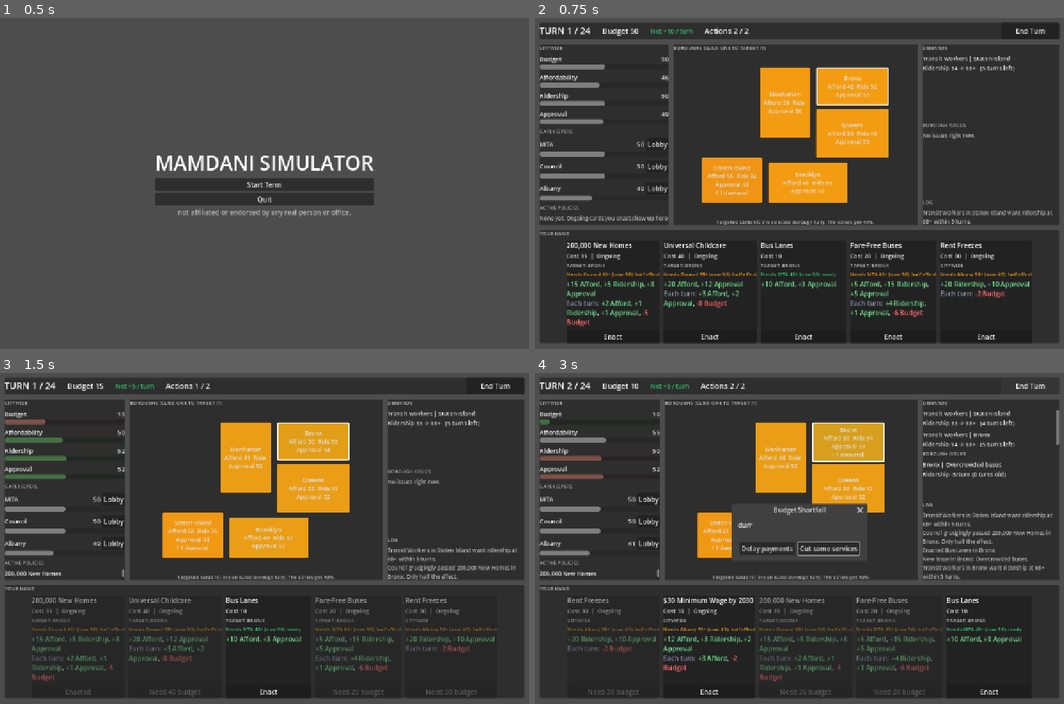
Above: before the commit, frames 1-4 (two rows, left to right).
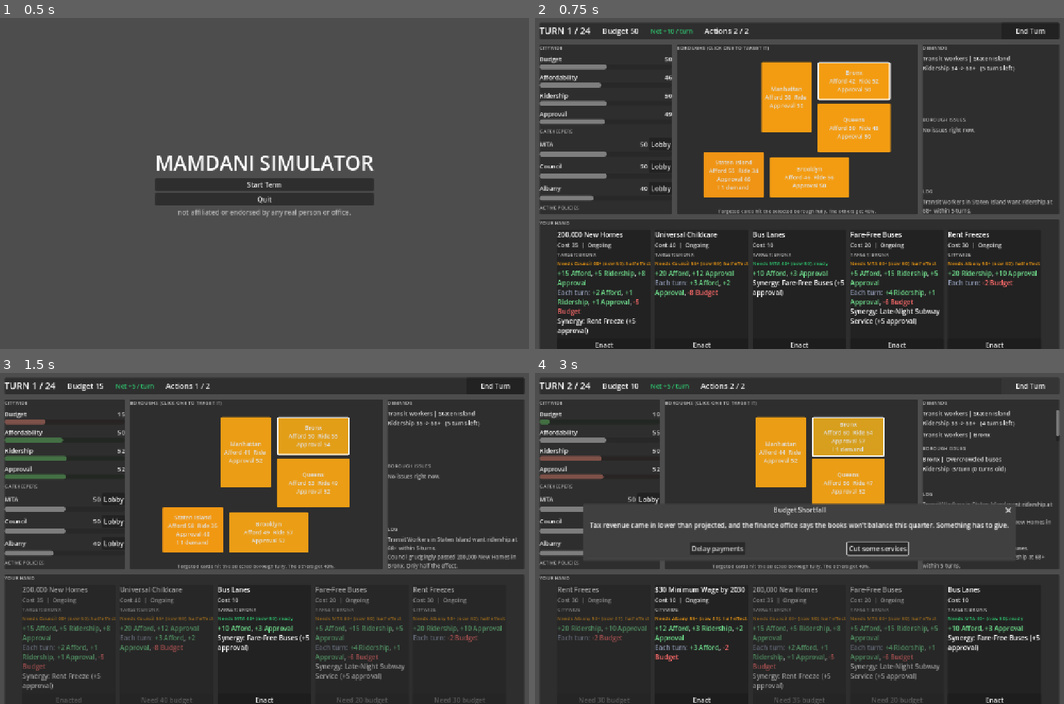
Above: after the commit, the same moments.

Repository: LowPolyPhosphorus/mamdani-simulator
Game: Godot game, scene res://title.tscn
Two runs of this game, one before a commit and one after it. Both use one fixed random seed, a clock stepped at 60 frames per second and the inputs below.
Inputs:
- Up to frame 1 (0.5 s): no input
- Up to frame 2 (0.75 s): click "Start Term" at 0.5 s
- Up to frame 3 (1.5 s): click "Enact" at 1.25 s
- Up to frame 4 (3 s): click "Enact" at 2 s; click "End Turn" at 2.75 s

Frame 1 is identical in both runs. In frame 2, 18% of the frame differs, in the area x 0-99%, y 8-100%; in frame 3, 15%; in frame 4, 17%.

Commit message:
Add card synergies + web export for github pages

Diff:
--- a/cards/200000_new_homes.tres
+++ b/cards/200000_new_homes.tres
@@ -16,4 +16,5 @@
 per_turn_affordability = 2
 per_turn_ridership = 1
 per_turn_approval = 1
+synergy_with = "Rent Freeze"
 metadata/_custom_type_script = "uid://cbvjohpu8a0nq"
--- a/cards/bus_lanes.tres
+++ b/cards/bus_lanes.tres
@@ -9,4 +9,5 @@
 approval_change = 3
 gatekeeper = "MTA"
 gate_threshold = 40
+synergy_with = "Fare-Free Buses"
 metadata/_custom_type_script = "uid://cbvjohpu8a0nq"
--- a/cards/community_town_hall.tres
+++ b/cards/community_town_hall.tres
@@ -7,4 +7,5 @@
 card_name = "Community Town Hall"
 cost = 4
 approval_change = 8
+synergy_with = "Crisis Response Teams"
 metadata/_custom_type_script = "uid://cbvjohpu8a0nq"
--- a/cards/fare_free_buses.tres
+++ b/cards/fare_free_buses.tres
@@ -15,4 +15,5 @@
 upkeep = 6
 per_turn_ridership = 4
 per_turn_approval = 1
+synergy_with = "Late-Night Subway Service"
 metadata/_custom_type_script = "uid://cbvjohpu8a0nq"
--- a/cards/free_school_meals.tres
+++ b/cards/free_school_meals.tres
@@ -13,4 +13,5 @@
 ongoing = true
 upkeep = 3
 per_turn_affordability = 2
+synergy_with = "Universal Childcare"
 metadata/_custom_type_script = "uid://cbvjohpu8a0nq"
--- a/cards/tenant_protection_office.tres
+++ b/cards/tenant_protection_office.tres
@@ -8,4 +8,5 @@
 cost = 12
 affordability_change = 8
 approval_change = 4
+synergy_with = "Rent Freeze"
 metadata/_custom_type_script = "uid://cbvjohpu8a0nq"
--- /dev/null
+++ b/events/airport_traffic_jam.tres
@@ -0,0 +1,28 @@
+[gd_resource type="Resource" script_class="GameEvent" format=3 uid="uid://dogj1fppc6kk0"]
+
+[ext_resource type="Script" uid="uid://cg2hxciiaw77b" path="res://game_event.gd" id="1_378le"]
+[ext_resource type="Script" uid="uid://kx23jnysoxoj" path="res://event_choice.gd" id="1_aevsc"]
+
+[sub_resource type="Resource" id="Resource_aevsc"]
+script = ExtResource("1_aevsc")
+choice_text = "Add shuttle service"
+budget_change = -6
+ridership_change = 6
+approval_change = 2
+metadata/_custom_type_script = "uid://kx23jnysoxoj"
+
+[sub_resource type="Resource" id="Resource_pmv7t"]
+script = ExtResource("1_aevsc")
+choice_text = "Ask drivers to wait"
+ridership_change = -6
+approval_change = -3
+metadata/_custom_type_script = "uid://kx23jnysoxoj"
+
+[resource]
+script = ExtResource("1_378le")
+title = "Airport Traffic Jam"
+description = "Holiday travel has jammed the roads around the airport. Drivers are stuck for hours and travelers are missing flights."
+choice_a = SubResource("Resource_aevsc")
+choice_b = SubResource("Resource_pmv7t")
+borough = "Queens"
+metadata/_custom_type_script = "uid://cg2hxciiaw77b"
--- a/events/budget_shortfall.tres
+++ b/events/budget_shortfall.tres
@@ -20,7 +20,7 @@
 [resource]
 script = ExtResource("1_m2uty")
 title = "Budget Shortfall"
-description = "durr"
+description = "Tax revenue came in lower than projected, and the finance office says the books won’t balance this quarter. Something has to give."
 choice_a = SubResource("Resource_ytoc8")
 choice_b = SubResource("Resource_xvxbh")
 metadata/_custom_type_script = "uid://cg2hxciiaw77b"
--- /dev/null
+++ b/events/building_fire.tres
@@ -0,0 +1,28 @@
+[gd_resource type="Resource" script_class="GameEvent" format=3 uid="uid://twjy40f6810t"]
+
+[ext_resource type="Script" uid="uid://kx23jnysoxoj" path="res://event_choice.gd" id="1_40tsp"]
+[ext_resource type="Script" uid="uid://cg2hxciiaw77b" path="res://game_event.gd" id="1_yd1eo"]
+
+[sub_resource type="Resource" id="Resource_40tsp"]
+script = ExtResource("1_40tsp")
+choice_text = "Emergency housing fund"
+budget_change = -10
+affordability_change = 6
+approval_change = 3
+metadata/_custom_type_script = "uid://kx23jnysoxoj"
+
+[sub_resource type="Resource" id="Resource_ipwra"]
+script = ExtResource("1_40tsp")
+choice_text = "Refer to existing agencies"
+affordability_change = -5
+approval_change = -5
+metadata/_custom_type_script = "uid://kx23jnysoxoj"
+
+[resource]
+script = ExtResource("1_yd1eo")
+title = "Building Fire"
+description = "A fire has displaced dozens of families from an apartment building. Neighbors and local groups are asking for help."
+choice_a = SubResource("Resource_40tsp")
+choice_b = SubResource("Resource_ipwra")
+borough = "Bronx"
+metadata/_custom_type_script = "uid://cg2hxciiaw77b"
--- a/events/federal_funding_cut.tres
+++ b/events/federal_funding_cut.tres
@@ -21,6 +21,7 @@
 [resource]
 script = ExtResource("2_qoswt")
 title = "Federal Funding Cut"
+description = "A federal grant the city counted on has been reduced. Programs that depended on it are now at risk."
 choice_a = SubResource("Resource_qoswt")
 choice_b = SubResource("Resource_duhjp")
 metadata/_custom_type_script = "uid://cg2hxciiaw77b"
--- /dev/null
+++ b/events/ferry_outage.tres
@@ -0,0 +1,28 @@
+[gd_resource type="Resource" script_class="GameEvent" format=3 uid="uid://is1rbihjqn4j"]
+
+[ext_resource type="Script" uid="uid://cg2hxciiaw77b" path="res://game_event.gd" id="1_qiekr"]
+[ext_resource type="Script" uid="uid://kx23jnysoxoj" path="res://event_choice.gd" id="1_vihua"]
+
+[sub_resource type="Resource" id="Resource_vihua"]
+script = ExtResource("1_vihua")
+choice_text = "Charter buses"
+budget_change = -8
+ridership_change = 8
+approval_change = 8
+metadata/_custom_type_script = "uid://kx23jnysoxoj"
+
+[sub_resource type="Resource" id="Resource_56t4o"]
+script = ExtResource("1_vihua")
+choice_text = "Wait for repairs"
+ridership_change = -12
+approval_change = -6
+metadata/_custom_type_script = "uid://kx23jnysoxoj"
+
+[resource]
+script = ExtResource("1_qiekr")
+title = "Ferry Outage"
+description = "The ferry is out of service after a mechanical failure, and thousands of commuters have no easy way across the harbor."
+choice_a = SubResource("Resource_vihua")
+choice_b = SubResource("Resource_56t4o")
+borough = "Staten Island"
+metadata/_custom_type_script = "uid://cg2hxciiaw77b"
--- a/events/heat_wave.tres
+++ b/events/heat_wave.tres
@@ -20,6 +20,7 @@
 [resource]
 script = ExtResource("1_grre6")
 title = "Heat Wave"
+description = "Temperatures are climbing past 100 and the power grid is strained. Seniors and outdoor workers are the most at risk."
 choice_a = SubResource("Resource_epsgy")
 choice_b = SubResource("Resource_8pehe")
 metadata/_custom_type_script = "uid://cg2hxciiaw77b"
--- /dev/null
+++ b/events/new_resource.tres
@@ -0,0 +1,7 @@
+[gd_resource type="Resource" script_class="GameEvent" format=3 uid="uid://cloxwpe82jlj6"]
+
+[ext_resource type="Script" uid="uid://cg2hxciiaw77b" path="res://game_event.gd" id="1_dgcjj"]
+
+[resource]
+script = ExtResource("1_dgcjj")
+metadata/_custom_type_script = "uid://cg2hxciiaw77b"
--- a/events/signal_failure.tres
+++ b/events/signal_failure.tres
@@ -21,6 +21,7 @@
 [resource]
 script = ExtResource("1_eamit")
 title = "Signal Failure"
+description = "A major signal failure has stalled trains across several lines. Riders are stuck on platforms and the delays are getting worse."
 choice_a = SubResource("Resource_g7oql")
 choice_b = SubResource("Resource_j042p")
 metadata/_custom_type_script = "uid://cg2hxciiaw77b"
--- a/events/snowstorm.tres
+++ b/events/snowstorm.tres
@@ -19,7 +19,7 @@
 [resource]
 script = ExtResource("1_geg8i")
 title = "Snowstorm"
-description = "snow. it stormed."
+description = "A heavy storm is burying the city overnight. Plows are stretched thin, and commuters are asking what City Hall plans to do."
 choice_a = SubResource("Resource_iv3h0")
 choice_b = SubResource("Resource_s6h17")
 metadata/_custom_type_script = "uid://cg2hxciiaw77b"
--- /dev/null
+++ b/events/street_fair_funding.tres
@@ -0,0 +1,25 @@
+[gd_resource type="Resource" script_class="GameEvent" format=3 uid="uid://5yt1n5blswgi"]
+
+[ext_resource type="Script" uid="uid://kx23jnysoxoj" path="res://event_choice.gd" id="1_04o8v"]
+[ext_resource type="Script" uid="uid://cg2hxciiaw77b" path="res://game_event.gd" id="1_bgbps"]
+
+[sub_resource type="Resource" id="Resource_04o8v"]
+script = ExtResource("1_04o8v")
+choice_text = "Fund the fair"
+budget_change = -5
+approval_change = 6
+metadata/_custom_type_script = "uid://kx23jnysoxoj"
+
+[sub_resource type="Resource" id="Resource_som5v"]
+script = ExtResource("1_04o8v")
+choice_text = "Cut the fair"
+approval_change = -5
+metadata/_custom_type_script = "uid://kx23jnysoxoj"
+
+[resource]
+script = ExtResource("1_bgbps")
+title = "Street Fair Funding Fight"
+description = "Organizers of a long-running street fair say they can’t afford the permit costs this year, and local businesses are weighing in."
+choice_a = SubResource("Resource_04o8v")
+choice_b = SubResource("Resource_som5v")
+metadata/_custom_type_script = "uid://cg2hxciiaw77b"
--- /dev/null
+++ b/events/subway_flooding.tres
@@ -0,0 +1,28 @@
+[gd_resource type="Resource" script_class="GameEvent" format=3 uid="uid://dntycvnus8mh2"]
+
+[ext_resource type="Script" uid="uid://cg2hxciiaw77b" path="res://game_event.gd" id="1_kj2xw"]
+[ext_resource type="Script" uid="uid://kx23jnysoxoj" path="res://event_choice.gd" id="1_on2ji"]
+
+[sub_resource type="Resource" id="Resource_on2ji"]
+script = ExtResource("1_on2ji")
+choice_text = "Pump and repair"
+budget_change = -10
+ridership_change = 6
+approval_change = 3
+metadata/_custom_type_script = "uid://kx23jnysoxoj"
+
+[sub_resource type="Resource" id="Resource_u4vxk"]
+script = ExtResource("1_on2ji")
+choice_text = "Reroute riders"
+ridership_change = -8
+approval_change = -3
+metadata/_custom_type_script = "uid://kx23jnysoxoj"
+
+[resource]
+script = ExtResource("1_kj2xw")
+title = "Subway Flooding"
+description = "Heavy rain has flooded several Brooklyn stations. Service is suspended, and riders are crowding the surface streets."
+choice_a = SubResource("Resource_on2ji")
+choice_b = SubResource("Resource_u4vxk")
+borough = "Brooklyn"
+metadata/_custom_type_script = "uid://cg2hxciiaw77b"
--- a/events/transit_strike.tres
+++ b/events/transit_strike.tres
@@ -21,7 +21,7 @@
 [resource]
 script = ExtResource("1_4p0nl")
 title = "Transit Strike"
-description = "gah!"
+description = "Transit workers have walked off the job over pay and staffing. Stations are packed and the morning commute is chaos."
 choice_a = SubResource("Resource_w6cto")
 choice_b = SubResource("Resource_r3c3k")
 metadata/_custom_type_script = "uid://cg2hxciiaw77b"
--- a/events/water_main_break.tres
+++ b/events/water_main_break.tres
@@ -19,6 +19,7 @@
 [resource]
 script = ExtResource("2_l680w")
 title = "Tourism Boom"
+description = "A water main has burst and flooded a busy street, cutting off service to nearby blocks. Crews are waiting on an order."
 choice_a = SubResource("Resource_qov7n")
 choice_b = SubResource("Resource_ehybq")
 metadata/_custom_type_script = "uid://cg2hxciiaw77b"
--- a/game_event.gd
+++ b/game_event.gd
@@ -5,3 +5,4 @@
 @export_multiline var description: String = ""
 @export var choice_a: EventChoice
 @export var choice_b: EventChoice
+@export_enum("Any", "Bronx", "Brooklyn", "Manhattan", "Queens", "Staten Island") var borough: String = "Any"
--- a/game_state.gd
+++ b/game_state.gd
@@ -166,6 +166,15 @@
 	meters_changed.emit()
 
 
+func has_active_named(card_name: String, scope: String) -> bool:
+	for entry in active_policies:
+		if entry["card"].card_name != card_name:
+			continue
+		if scope == "" or entry["borough"] == "" or entry["borough"] == scope:
+			return true
+	return false
+
+
 func play_card(card: PolicyCard, borough: String) -> bool:
 	if not can_play(card, borough):
 		return false
@@ -188,6 +197,9 @@
 	_change("ridership", roundi(card.ridership_change * mult), scope)
 	_change("approval", roundi(card.approval_change * mult), scope)
 	_fix_issues(card, scope)
+	if card.synergy_with != "" and has_active_named(card.synergy_with, scope):
+		_change("approval", card.synergy_bonus, scope)
+		log_message.emit("Synergy with %s: +%d approval." % [card.synergy_with, card.synergy_bonus])
 	if card.gatekeeper != "None":
 		change_attitude(card.gatekeeper, card.attitude_change)
 	if status == "weak":
@@ -198,11 +210,11 @@
 	return true
 
 
-func apply_choice(choice: EventChoice) -> void:
+func apply_choice(choice: EventChoice, borough: String = "") -> void:
 	_change("budget", choice.budget_change)
-	_change("affordability", choice.affordability_change)
-	_change("ridership", choice.ridership_change)
-	_change("approval", choice.approval_change)
+	_change("affordability", choice.affordability_change, borough)
+	_change("ridership", choice.ridership_change, borough)
+	_change("approval", choice.approval_change, borough)
 	meters_changed.emit()
 
 
--- a/main.gd
+++ b/main.gd
@@ -21,11 +21,11 @@
 var budget_label: Label
 var net_label: Label
 var actions_label: Label
-var log_label: Label
 var end_turn_button: Button
 var policies_box: VBoxContainer
 var demands_box: VBoxContainer
 var issues_box: VBoxContainer
+var log_label: Label
 var hand_box: HBoxContainer
 var event_dialog: ConfirmationDialog
 var result_dialog: AcceptDialog
@@ -33,12 +33,13 @@
 var city_bars := {}
 var city_labels := {}
 var attitude_bars := {}
-var attitude_labels :={}
+var attitude_labels := {}
+var lobby_buttons := {}
 var borough_buttons := {}
 var log_lines: Array[String] = []
 var current_event: GameEvent
 var game_ended := false
-var lobby_buttons := {}
+
 
 func _ready() -> void:
 	for child in get_children():
@@ -360,6 +361,7 @@
 		label.vertical_alignment = VERTICAL_ALIGNMENT_TOP
 		demands_box.add_child(label)
 
+
 func _update_issues() -> void:
 	_clear(issues_box)
 	if GameState.active_issues.is_empty():
@@ -372,6 +374,7 @@
 		], 14, UITheme.BAD if urgent else UITheme.TEXT)
 		label.vertical_alignment = VERTICAL_ALIGNMENT_TOP
 		issues_box.add_child(label)
+
 
 func _clear(node: Node) -> void:
 	for child in node.get_children():
@@ -471,6 +474,8 @@
 			["Approval", card.per_turn_approval], ["Budget", -card.upkeep],
 		])
 		lines.append("[color=#8b95ad]Each turn:[/color] " + per)
+	if card.synergy_with != "":
+		lines.append("Synergy: %s (+%d approval)" % [card.synergy_with, card.synergy_bonus])
 	if lines.is_empty():
 		return "[color=#8b95ad]No direct effect[/color]"
 	return "\n".join(lines)
@@ -478,7 +483,7 @@
 
 func _add_card(card: PolicyCard) -> void:
 	var panel := PanelContainer.new()
-	panel.custom_minimum_size = Vector2(205, 0)
+	panel.custom_minimum_size = Vector2(225, 0)
 	panel.tooltip_text = card.description
 	var box := VBoxContainer.new()
 	box.add_theme_constant_override("separation", 4)
@@ -497,6 +502,7 @@
 	box.add_child(tag)
 
 	var gate := _label("", 12, UITheme.MUTED)
+	gate.autowrap_mode = TextServer.AUTOWRAP_WORD_SMART
 	box.add_child(gate)
 
 	var fx := RichTextLabel.new()
@@ -576,7 +582,7 @@
 	if events.is_empty() or GameState.is_game_over() or randf() > EVENT_CHANCE:
 		return
 	current_event = events.pick_random()
-	event_dialog.title = current_event.title
+	event_dialog.title = current_event.title if current_event.borough == "Any" else "%s: %s" % [current_event.borough, current_event.title]
 	event_dialog.dialog_text = current_event.description
 	event_dialog.ok_button_text = current_event.choice_a.choice_text
 	event_dialog.cancel_button_text = current_event.choice_b.choice_text
@@ -584,7 +590,8 @@
 
 
 func _on_event_choice(chose_a: bool) -> void:
-	GameState.apply_choice(current_event.choice_a if chose_a else current_event.choice_b)
+	var where := "" if current_event.borough == "Any" else current_event.borough
+	GameState.apply_choice(current_event.choice_a if chose_a else current_event.choice_b, where)
 
 
 func _restart() -> void:
--- a/policy_card.gd
+++ b/policy_card.gd
@@ -21,3 +21,7 @@
 @export var per_turn_affordability: int = 0
 @export var per_turn_ridership: int = 0
 @export var per_turn_approval: int = 0
+
+@export_group("Synergy")
+@export var synergy_with: String = ""
+@export var synergy_bonus: int = 5
Binary file added: docs/index.apple-touch-icon.png
Binary file added: docs/index.icon.png
Binary file added: docs/index.png
Not shown, added: export_presets.cfg
Binary file added: mamdani-simulator.apple-touch-icon.png
Not shown, added: mamdani-simulator.apple-touch-icon.png.import
Binary file added: mamdani-simulator.icon.png
Not shown, added: mamdani-simulator.icon.png.import
Binary file added: mamdani-simulator.png
Not shown, added: mamdani-simulator.png.import
Not shown, added: docs/index.audio.position.worklet.js
Not shown, added: docs/index.audio.worklet.js
(and 8 more such lines)
